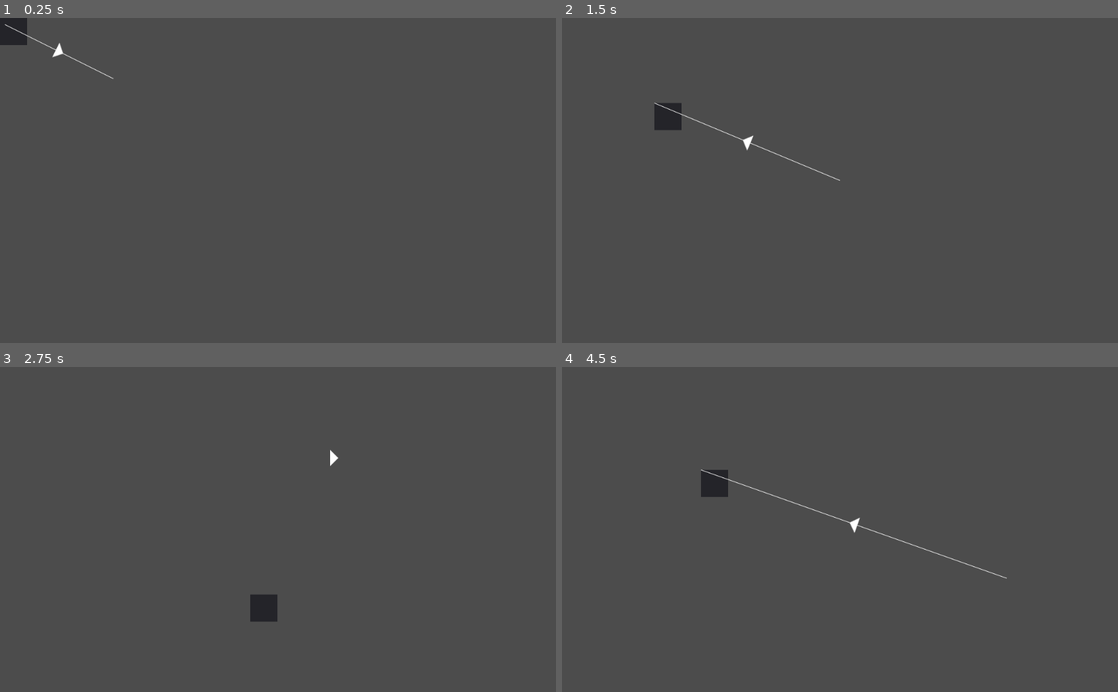
Above: before the commit, frames 1-4 (two rows, left to right).
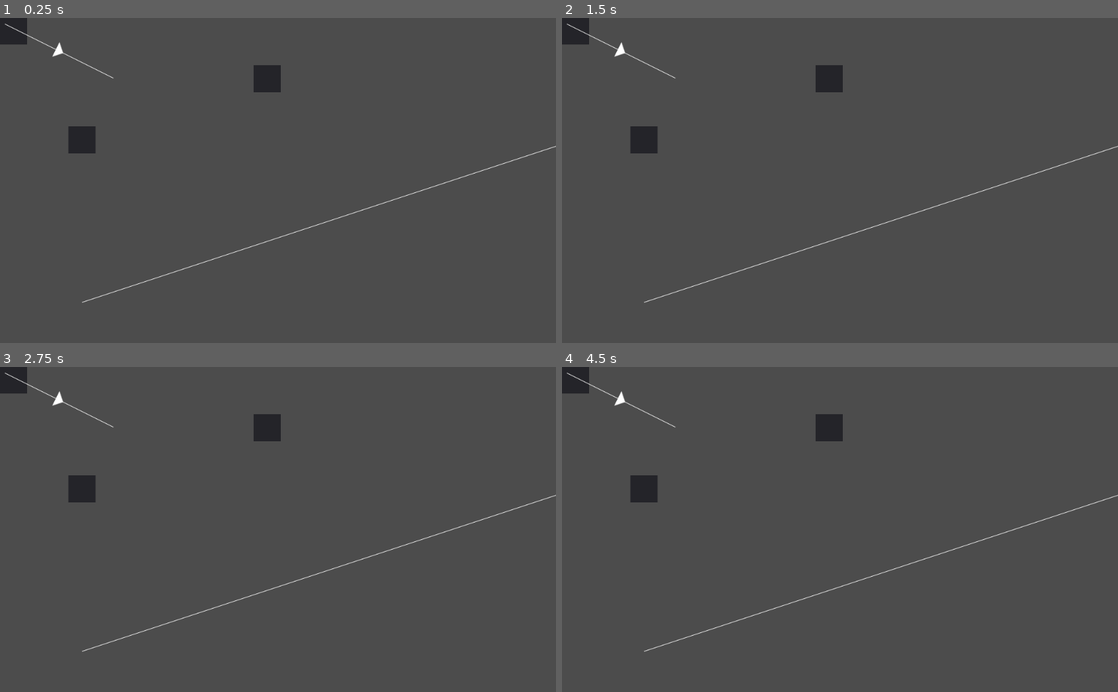
Above: after the commit, the same moments.

Repository: imjp94/gd-YAFSM
Game: Godot game, scene res://Control.tscn
The game is run twice, just before and just after one commit, with the same random seed, the same clock (stepped at 60 frames per second) and the same inputs. The project has no main scene, so this scene is started directly.
Inputs (mouse positions are in pixels of both pictures, inside the frame that each line leads up to):
- Up to frame 1 (0.25 s): no input
- Up to frame 2 (1.5 s): tap Enter at 0.5 s; drag from (840, 180) to (895, 109) at 0.52 s; tap Space at 1.25 s; drag from (573, 31) to (812, 245) at 1.27 s
- Up to frame 3 (2.75 s): tap Enter at 2 s; move the mouse to (333, 458) at 2.02 s; click (333, 458) at 2.17 s
- Up to frame 4 (4.5 s): tap Space at 2.75, 4.25 s; drag from (812, 594) to (673, 480) at 2.77 s; tap Enter at 3.5 s; move the mouse to (1006, 578) at 3.52 s; hold S 3.53-4.25 s; click (1006, 578) at 3.67 s; drag from (673, 480) to (756, 448) at 4.27 s

The runs differ from the first frame. In frame 1, 1.3% of the frame differs, in the area x 0-100%, y 1-88%; in frame 2, 2.1%; in frame 3, 2.1%; in frame 4, 2.2%, in the area x 0-100%, y 0-88%.

Commit message:
Implement basic connection and movement

Diff:
--- a/Control.tscn
+++ b/Control.tscn
@@ -15,13 +15,26 @@
 [node name="FlowChart" type="Control" parent="."]
 anchor_right = 1.0
 anchor_bottom = 1.0
+margin_top = -1.0
+margin_bottom = -1.0
 script = ExtResource( 1 )
 __meta__ = {
 "_edit_use_anchors_": false
 }
-to = Vector2( 0, -100 )
 
 [node name="FlowChartNode" parent="FlowChart" instance=ExtResource( 2 )]
+
+[node name="From" parent="FlowChart" instance=ExtResource( 2 )]
+margin_left = 126.0
+margin_top = 201.0
+margin_right = 166.0
+margin_bottom = 241.0
+
+[node name="To" parent="FlowChart" instance=ExtResource( 2 )]
+margin_left = 466.981
+margin_top = 88.4264
+margin_right = 506.981
+margin_bottom = 128.426
 
 [node name="Line" type="Container" parent="FlowChart"]
 margin_left = 8.94429
--- a/FlowChart.gd
+++ b/FlowChart.gd
@@ -1,45 +1,165 @@
 tool
 extends Control
-const FlowChartNode = preload("FlowChartNode.tscn")
+const FlowChartNode = preload("FlowChartNode.gd")
+const FlowChartNodeScene = preload("FlowChartNode.tscn")
+const FlowChartLineScene = preload("FlowChartLine.tscn")
+
+signal node_selected(node)
+signal node_unselected(node)
+
+var _connections = {}
+var _is_connecting = false
+var _current_connection
+var _moving_node
 
 
-export var from = Vector2.ZERO
-export var to = Vector2.ZERO
+func _ready():
+	if Engine.editor_hint:
+		return
 
-onready var Line = $Line
+	for child in get_children():
+		if child is FlowChartNode:
+			_init_node_signals(child)
 
-var _is_connecting = false
+	connect_node("From", "To")
 
+func add_child(node, legible_unique_name=false):
+	.add_child(node, legible_unique_name)
+	_init_node_signals(node)
+
+func _init_node_signals(node):
+	node.connect("focus_entered", self, "_on_node_focused_entered", [node])
+	node.connect("focus_exited", self, "_on_node_focused_exited", [node])
 
 func _gui_input(event):
 	if Engine.editor_hint:
 		return
 
 	if event is InputEventMouseButton:
+		var hit_node
+		for child in get_children(): # TODO: Inverse order
+			if child is FlowChartNode:
+				if child.get_rect().has_point(event.position):
+					hit_node = child
+					break
+
 		match event.button_index:
 			BUTTON_LEFT:
 				if event.pressed:
-					var focus_owner = get_focus_owner()
-					if focus_owner:
-						focus_owner.release_focus()
-					_is_connecting = false
-					_is_connecting = true
-					from = get_local_mouse_position()
+					if hit_node:
+						# Select node
+						hit_node.grab_focus()
+						if event.shift:
+							# Connection start
+							prints("start", hit_node.name)
+							var line = FlowChartLineScene.instance()
+							var connection = Connection.new(line, hit_node, null)
+							_connect_node(line, connection.get_from_pos(), get_local_mouse_position())
+							_current_connection = connection
+						else:
+							# Move node
+							_moving_node = hit_node
 				else:
-					to = get_local_mouse_position()
-				Line.join(from, to)
-			BUTTON_RIGHT:
-				if not event.pressed:
-					_on_context_menu_request(get_local_mouse_position())
+					if _current_connection:
+						if hit_node:
+							# Connection end
+							_disconnect_node(_current_connection.line)
+							_current_connection.to_node = hit_node
+							connect_node(_current_connection.from_node.name, _current_connection.to_node.name)
+						else:
+							_current_connection.line.queue_free()
+					_current_connection = null
+					_moving_node = null
 
 func _process(_delta):
 	if Engine.editor_hint:
 		return
 
-	if Input.is_mouse_button_pressed(BUTTON_LEFT) and _is_connecting:
-		to = get_local_mouse_position()
-		Line.join(from, to)
+	if _current_connection:
+		_current_connection.line.join(_current_connection.get_from_pos(), get_local_mouse_position())
+	if _moving_node:
+		_moving_node.rect_position = get_local_mouse_position()
+		# TODO: Move position relative to start mouse position
+		# TODO: Update Line as node moved
 
 func _on_context_menu_request(_pos):
-	var new_node = FlowChartNode.instance()
+	var new_node = FlowChartNodeScene.instance()
 	add_child(new_node)
+
+func _on_node_focused_entered(node):
+	prints("focus", node.name)
+	emit_signal("node_selected", node)
+
+func _on_node_focused_exited(node):
+	prints("unfocus", node.name)
+	emit_signal("node_unselected", node)
+
+func _connect_node(line, from_pos, to_pos):
+	add_child(line)
+	move_child(line, 0)
+	line.join(from_pos, to_pos)
+
+func _disconnect_node(line):
+	remove_child(line)
+	line.queue_free()
+
+func connect_node(from, to):
+	var line = FlowChartLineScene.instance()
+	var connection = Connection.new(line, get_node(from), get_node(to))
+	var connections_from = _connections.get(from)
+	if not connections_from:
+		connections_from = {}
+		_connections[from] = connections_from
+	connections_from[to] = connection
+	_connect_node(line, connection.get_from_pos(), connection.get_to_pos())
+
+func disconnect_node(from, to):
+	var connections_from = _connections.get(from)
+	var connection = connections_from.get(to)
+	if not connection:
+		return
+
+	_disconnect_node(connection.line)
+	if connections_from.size() == 1:
+		_connections.erase(from)
+	else:
+		connections_from.erase(to)
+
+func clear_connections():
+	for connections_from in _connections.values():
+		for connection in connections_from.values():
+			connection.line.queue_free()
+	_connections.clear()
+
+func get_connection_list():
+	var connection_list = []
+	for connections_from in _connections.values():
+		for connection in connections_from.values():
+			connection_list.append({"from": connection.from_node.name}, {"to": connection.to_node.name})
+	return connection_list
+
+func get_selected():
+	var focused_owner = get_focus_owner()
+	if focused_owner:
+		if focused_owner.get_parent() == self:
+			return focused_owner
+	return null
+
+func set_selected(node):
+	node.grab_focus()
+
+class Connection:
+	var line # Control node that draw line
+	var from_node
+	var to_node
+
+	func _init(p_line, p_from_node, p_to_node):
+		line = p_line
+		from_node = p_from_node
+		to_node = p_to_node
+
+	func get_from_pos():
+		return from_node.rect_position + from_node.rect_size / 2
+
+	func get_to_pos():
+		return to_node.rect_position + to_node.rect_size / 2 if to_node else line.rect_position
--- /dev/null
+++ b/FlowChartLine.tscn
@@ -0,0 +1,13 @@
+[gd_scene load_steps=2 format=2]
+
+[ext_resource path="res://FlowChartLine.gd" type="Script" id=1]
+
+[node name="Line" type="Container"]
+anchor_right = 1.0
+anchor_bottom = 1.0
+focus_mode = 1
+script = ExtResource( 1 )
+__meta__ = {
+"_edit_use_anchors_": false
+}
+line_width = 1.0
--- a/FlowChartNode.gd
+++ b/FlowChartNode.gd
@@ -6,21 +6,11 @@
 
 func _init():
 	focus_mode = FOCUS_CLICK
+	mouse_filter = MOUSE_FILTER_PASS
 
 func _ready():
 	connect("focus_entered", self, "_on_focused_entered")
 	update()
-
-# func _gui_input(event):
-# 	if event is InputEventMouseButton:
-# 		if event.pressed:
-# 			grab_focus()
-# 			accept_event()
-
-func _process(delta):
-	if Input.is_mouse_button_pressed(BUTTON_LEFT) and get_focus_owner() == self:
-		rect_position = get_global_mouse_position()
-		update()
 
 func _draw():
 	draw_style_box(stylebox, Rect2(Vector2.ZERO, rect_size))
